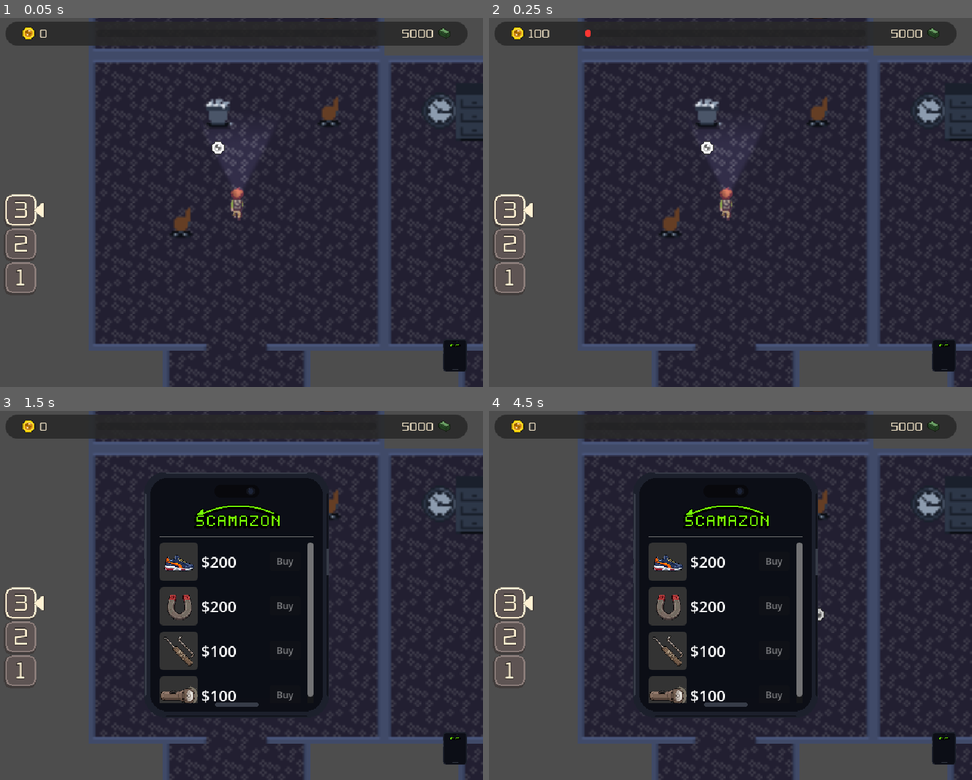
Above: before the commit, frames 1-4 (two rows, left to right).
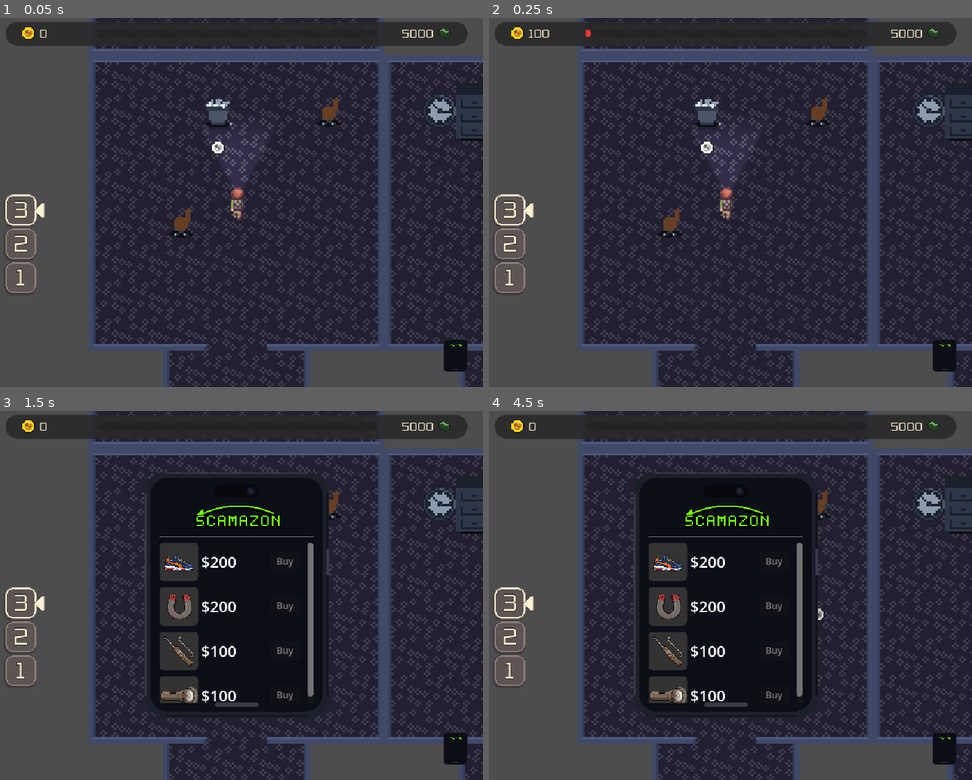
Above: after the commit, the same moments.

Repository: Justin-Hulme/GMTK_2026
Game: Godot game, scene res://Coin/coin_copper.tscn
Same seed, same stepped clock (60 frames per second), same inputs: the game is played once before the commit and once after it. Sound files missing from this copy of the repository are replaced by a short silence.
Inputs (mouse positions are in pixels of both pictures, inside the frame that each line leads up to):
- Up to frame 1 (0.05 s): no input
- Up to frame 2 (0.25 s): no input
- Up to frame 3 (1.5 s): tap Enter at 0.5 s; drag from (454, 746) to (217, 540) at 0.52 s; click "Buy" at 1.25 s
- Up to frame 4 (4.5 s): tap Space at 2, 3.5 s; drag from (629, 613) to (706, 540) at 2.02 s; tap Enter at 2.75, 4.25 s; move the mouse to (773, 514) at 2.77 s; hold D 2.78-3.5 s; tap E at 2.85 s; drag from (701, 669) to (633, 613) at 3.52 s; move the mouse to (875, 650) at 4.27 s; hold A from 4.28 s (still down); tap G at 4.35 s

The runs differ from the first frame. In frame 1, 1.0% of the frame differs, in the area x 1-100%, y 1-96%; in frame 2, 1.0%; in frame 3, 0.9%; in frame 4, 0.9%.

Commit message:
Fix 2d fuzzing

Diff:
--- a/project.godot
+++ b/project.godot
@@ -83,3 +83,6 @@
 rendering_device/driver.windows="d3d12"
 renderer/rendering_method="gl_compatibility"
 renderer/rendering_method.mobile="gl_compatibility"
+textures/canvas_textures/default_texture_filter=0
+2d/snap/snap_2d_transforms_to_pixel=true
+2d/snap/snap_2d_vertices_to_pixel=true
